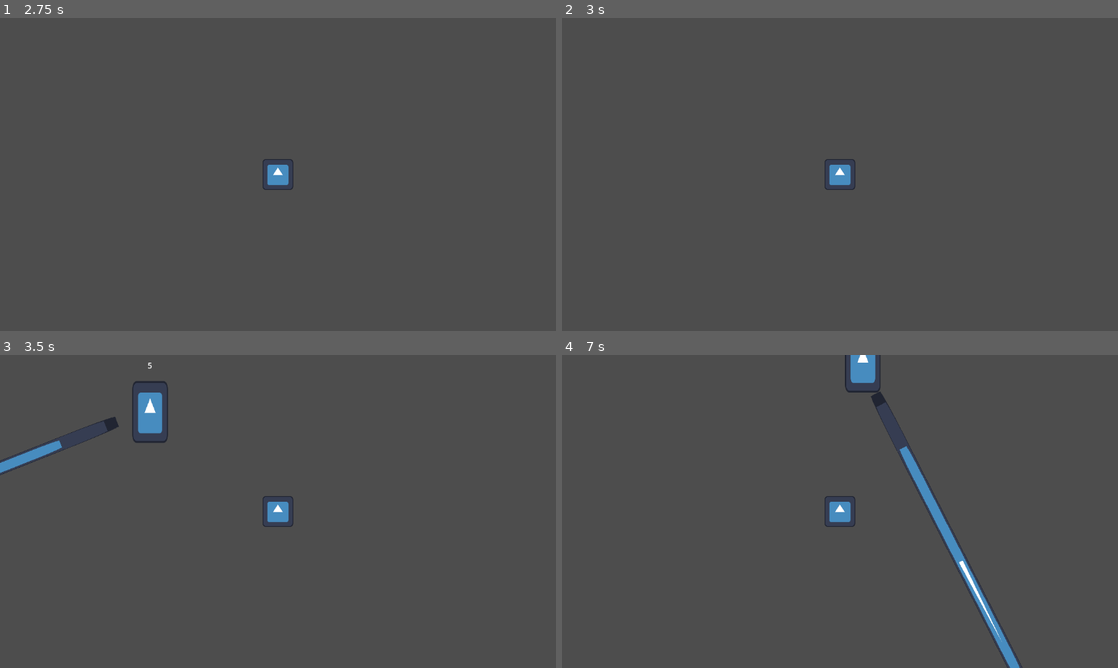
Above: before the commit, frames 1-4 (two rows, left to right).
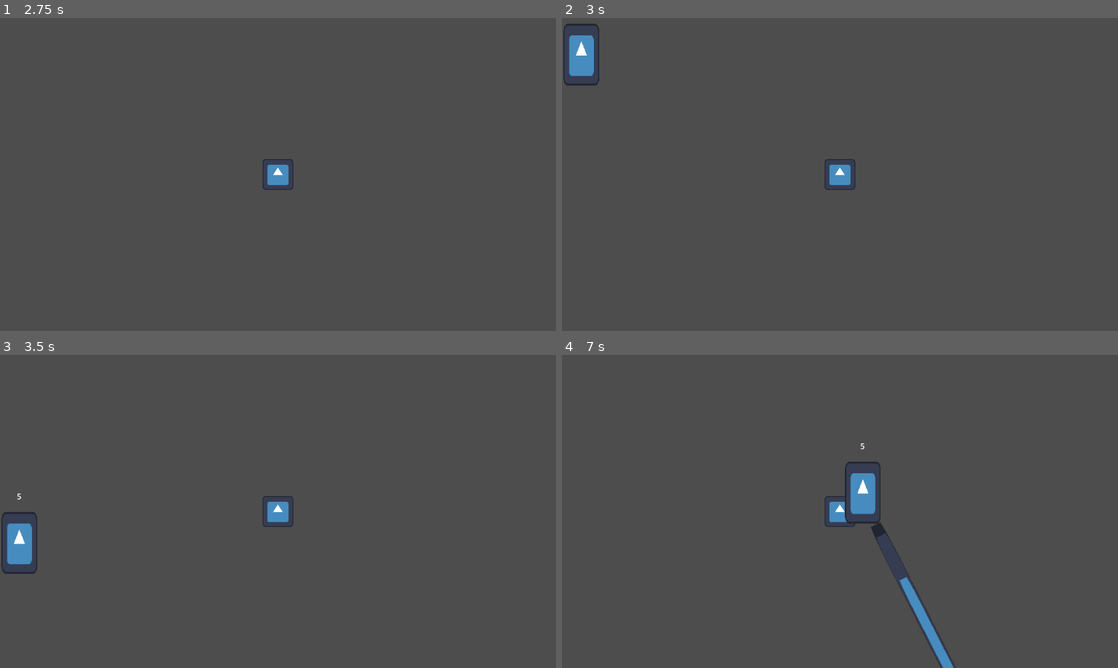
Above: after the commit, the same moments.

Repository: Luksx/GameOff-2024
Game: Godot game, scene res://Scenes/locations/worldtest.tscn
Two runs of this game, one before a commit and one after it. Both use one fixed random seed, a clock stepped at 60 frames per second and the inputs below. The engine's default icon, where the game draws it, is replaced by a stand-in: a white triangle on a blue panel in a dark square.
Inputs:
- Up to frame 1 (2.75 s): tap Enter at 0.5 s; hold Right (ui_right) 0.53-1.28 s; tap C (dash, bound only after the commit) at 0.6, 1.55, 2.1 s; hold Down (ui_down) 1.28-2.03 s; tap F (attack) at 1.35 s; hold Right (ui_right) from 2.03 s (still down)
- Up to frame 2 (3 s): tap Space at 2.75 s; release Right (ui_right) at 2.78 s; hold Up (ui_up) from 2.78 s (still down); tap C (dash, bound only after the commit) at 2.85 s
- Up to frame 3 (3.5 s): keep holding Up (ui_up)
- Up to frame 4 (7 s): release Up (ui_up) at 3.53 s; hold Left (ui_left) 3.53-5.03 s; tap F (attack) at 3.6, 5.85 s; tap C (dash, bound only after the commit) at 3.8, 4.35, 5.1, 6.05, 6.6 s; hold Down (ui_down) 5.03-5.78 s; hold Right (ui_right) 5.78-6.53 s; tap Enter at 6.5 s; hold Up (ui_up) from 6.53 s (still down)

Frame 1 is identical in both runs. In frame 2, 0.7% of the frame differs, in the area x 0-7%, y 1-22%; in frame 3, 2.0%; in frame 4, 3.7%, in the area x 50-83%, y 0-100%.

Commit message:
Added dash
it's kinda shitty, but it works at least. Dash disables player's hitbox but u can dsiable it

Diff:
--- a/godot/player/player.gd
+++ b/godot/player/player.gd
@@ -7,10 +7,13 @@
 @onready var sword_hitbox: HitboxComponent = $SwordHitbox
 @onready var sword_animator: AnimationPlayer = $SwordAnimator
 @onready var sword_cooldown: Timer = $SwordCooldown
+@onready var dash_cooldown: Timer = $dashcooldown
 
 
 var on_cooldown := false
-
+var can_dash := false
+func _ready():
+	dash_cooldown.start(2)
 
 func _process(delta):
 	var input : Vector2 = Input.get_vector("ui_left", "ui_right", "ui_up", "ui_down")
@@ -25,7 +28,8 @@
 func _input(event: InputEvent) -> void:
 	if event.is_action("attack"):
 		_swing_sword()
-
+	if event.is_action("dash"):
+		dash()
 
 func _swing_sword() -> void:
 	if on_cooldown:
@@ -44,3 +48,14 @@
 
 func _on_sword_cooldown_timeout() -> void:
 	on_cooldown = false
+func dash():
+	if can_dash:
+		dash_cooldown.start(0.2)
+		$CollisionShape2D.disabled = true
+		can_dash = false
+		speed = 100000
+func _on_dashcooldown_timeout() -> void:
+	can_dash = true
+	$CollisionShape2D.disabled = false
+	speed = 25000
+	velocity = Vector2(0,0)
--- a/godot/player/player.tscn
+++ b/godot/player/player.tscn
@@ -76,4 +76,7 @@
 [node name="SwordCooldown" type="Timer" parent="."]
 one_shot = true
 
+[node name="dashcooldown" type="Timer" parent="."]
+
 [connection signal="timeout" from="SwordCooldown" to="." method="_on_sword_cooldown_timeout"]
+[connection signal="timeout" from="dashcooldown" to="." method="_on_dashcooldown_timeout"]
--- a/godot/project.godot
+++ b/godot/project.godot
@@ -40,6 +40,11 @@
 "events": [Object(InputEventKey,"resource_local_to_scene":false,"resource_name":"","device":-1,"window_id":0,"alt_press …(192 unchanged characters)…
 ]
 }
+dash={
+"deadzone": 0.5,
+"events": [Object(InputEventKey,"resource_local_to_scene":false,"resource_name":"","device":-1,"window_id":0,"alt_pressed":false,"shift_pressed":false,"ctrl_pressed":false,"meta_pressed":false,"pressed":false,"keycode":0,"physical_keycode":67,"key_label":0,"unicode":99,"location":0,"echo":false,"script":null)
+]
+}
 
 [layer_names]
 
